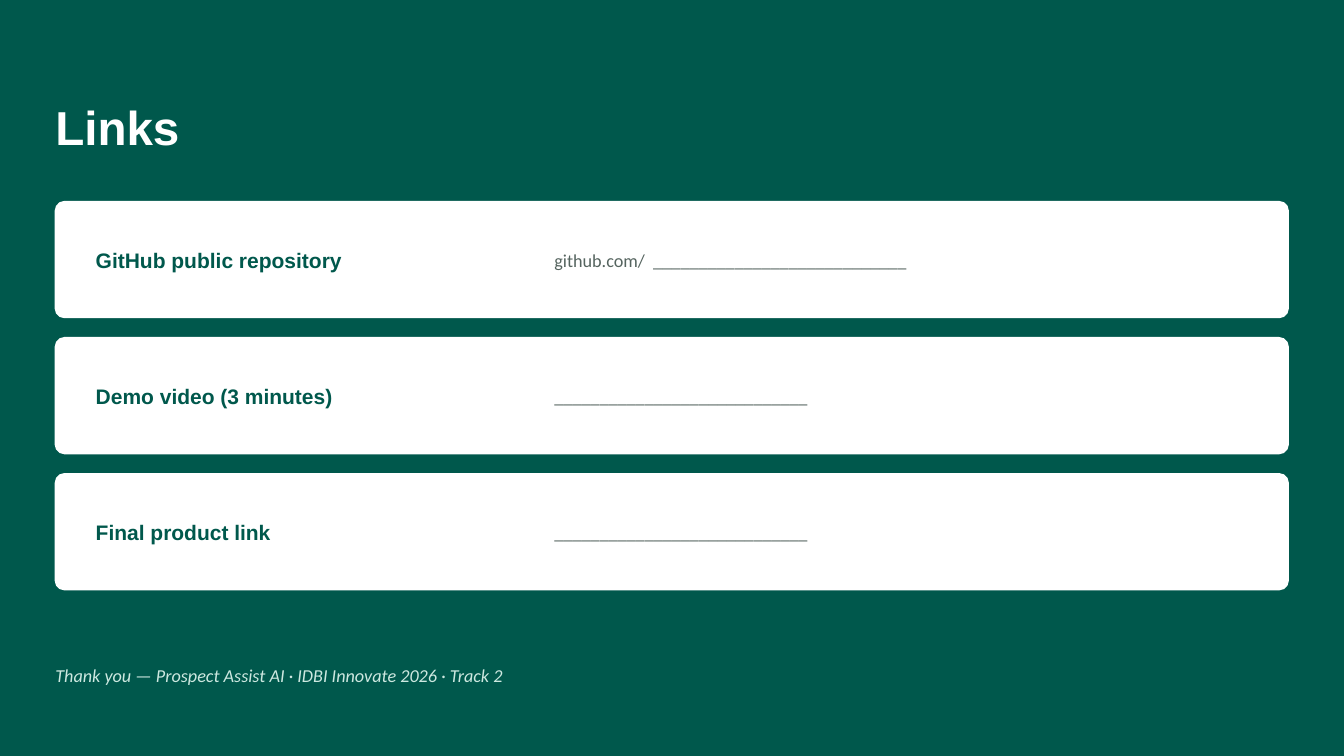
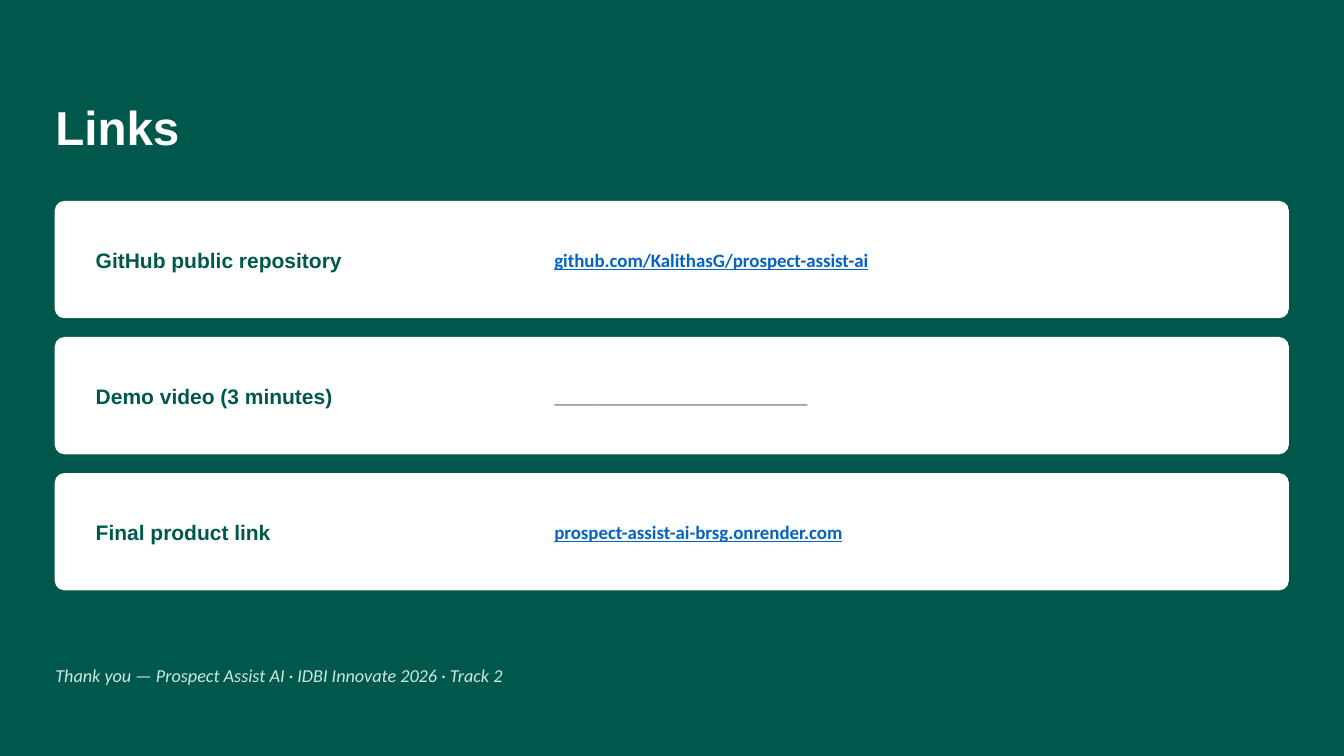
Before and after one commit to KalithasG/prospect-assist-ai, a slide deck: slide 13 of Prospect_Assist_AI_Submission_Deck.pptx. Drawn at 1344x756 pixels with LibreOffice and Linux fonts; fonts in the diff are those of the drawing. Boxes give left, top, right and bottom in pixels: in the first picture for what was removed or moved away, otherwise in the second. Text is boxed around its words. In the diff, an @@ line names an element or a change of style, - is before the commit and + after.

Commit message:
Add GitHub and Render deployment links to deck

```diff
--- a/Prospect_Assist_AI_Submission_Deck.pptx
+++ b/Prospect_Assist_AI_Submission_Deck.pptx
@@ text at box(554, 253, 868, 271): text changed; size 13 to 13.5 pt; text colour #55645F to #0563C1; bold on @@
-github.com/ ____________________________
+github.com/KalithasG/prospect-assist-ai
@@ text at box(554, 525, 842, 543): text changed; size 13 to 13.5 pt; text colour #55645F to #0563C1; bold on @@
-____________________________
+prospect-assist-ai-brsg.onrender.com
```
Also in this commit, not shown: 2 other files.
